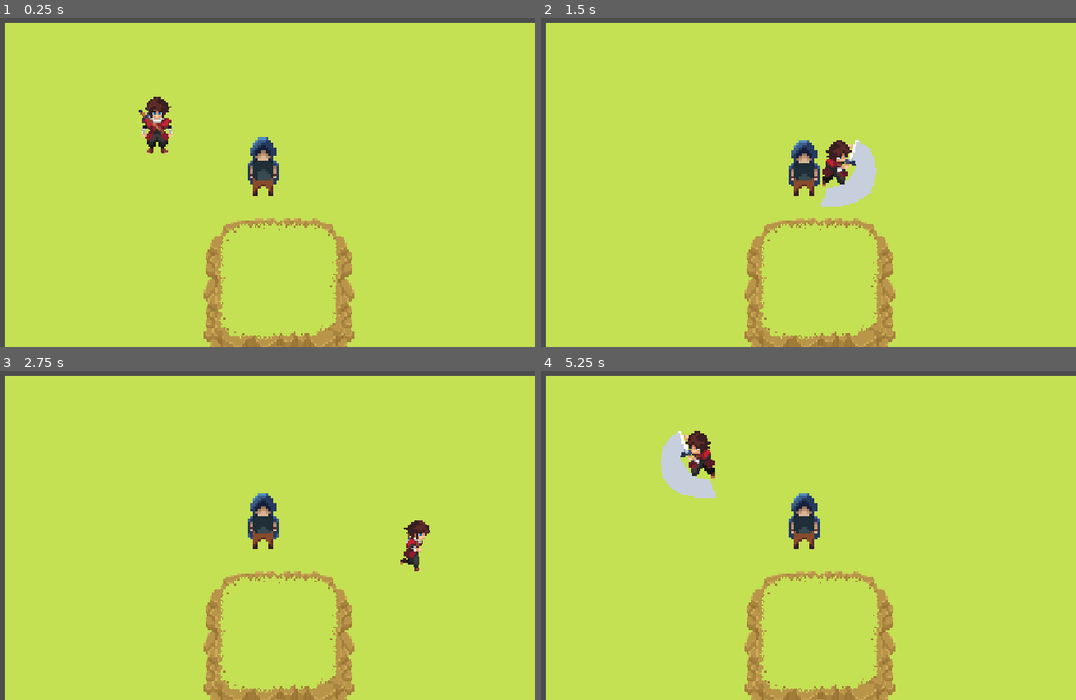
Above: before the commit, frames 1-4 (two rows, left to right).
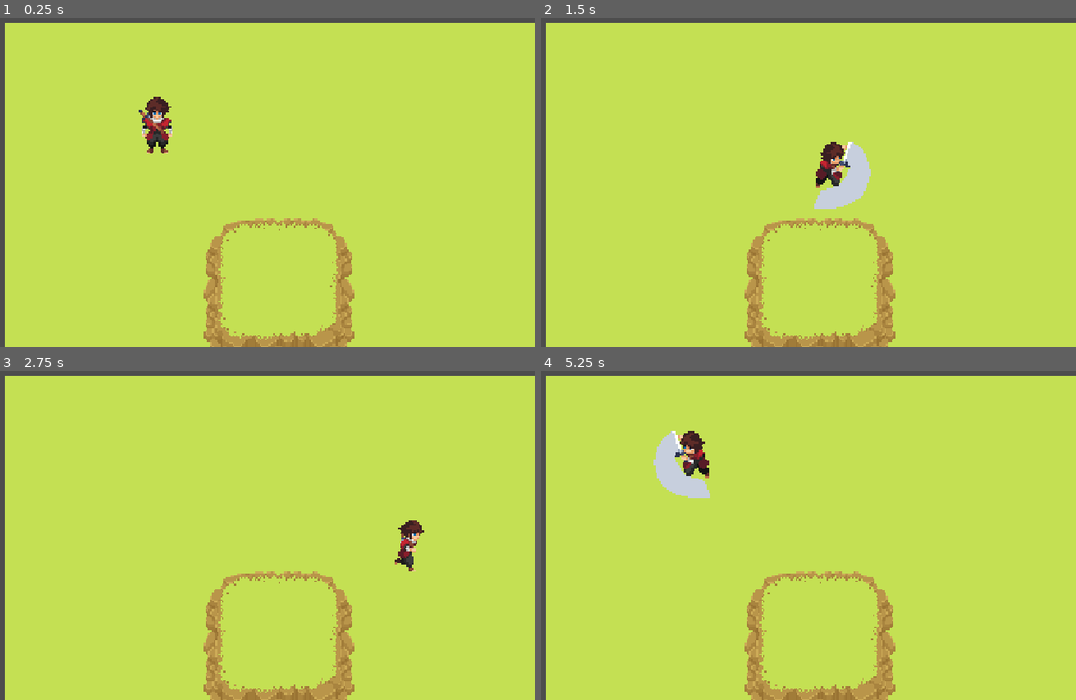
Above: after the commit, the same moments.

Repository: NorthGannet/test
Game: Godot game, scene res://Scenes/main.tscn
Same seed, same stepped clock (60 frames per second), same inputs: the game is played once before the commit and once after it.
Inputs:
- Up to frame 1 (0.25 s): no input
- Up to frame 2 (1.5 s): hold Right (char_right) 0.53-1.28 s; tap Space (char_attack) at 0.6, 1.35 s; hold Down (char_down) from 1.28 s (still down)
- Up to frame 3 (2.75 s): release Down (char_down) at 2.03 s; hold Right (char_right) from 2.03 s (still down); tap Space (char_attack) at 2.1 s
- Up to frame 4 (5.25 s): release Right (char_right) at 2.78 s; hold Up (char_up) 2.78-3.53 s; tap Space (char_attack) every 0.75 s from 2.85 to 5.1 s; hold Left (char_left) 3.53-5.03 s; hold Down (char_down) from 5.03 s (still down)

The runs differ from the first frame. In frame 1, 0.8% of the frame differs, in the area x 46-53%, y 36-55%; in frame 2, 1.7%; in frame 3, 1.3%; in frame 4, 1.8%, in the area x 21-53%, y 18-55%.

Commit message:
19 sept. #2

Diff:
--- a/Scenes/ennemy.tscn
+++ /dev/null
@@ -1,66 +0,0 @@
-[gd_scene format=3 uid="uid://biltx0eelmwee"]
-
-[ext_resource type="Texture2D" uid="uid://cmtpbml3dkcmv" path="res://sprites/Rogue Animationset/Idle/IdleAnimation1.png" id="1_y511a"]
-[ext_resource type="Texture2D" uid="uid://dwhfpkv3utkav" path="res://sprites/Rogue Animationset/Idle/IdleAnimation2.png" id="2_p8mdu"]
-[ext_resource type="Texture2D" uid="uid://dkf4kblll2n70" path="res://sprites/Rogue Animationset/Idle/IdleAnimation3.png" id="3_cf0s2"]
-[ext_resource type="Texture2D" uid="uid://bdunrxfl1f7ax" path="res://sprites/Rogue Animationset/Idle/IdleAnimation4.png" id="4_cmqsp"]
-[ext_resource type="Texture2D" uid="uid://dim5sk14k87d1" path="res://sprites/Rogue Animationset/Idle/IdleAnimation5.png" id="5_ygv0l"]
-[ext_resource type="Texture2D" uid="uid://cprugjpnnp1w8" path="res://sprites/Rogue Animationset/Idle/IdleAnimation6.png" id="6_cbaa5"]
-[ext_resource type="Texture2D" uid="uid://b6yq0jrycwrlq" path="res://sprites/Rogue Animationset/Idle/IdleAnimation7.png" id="7_lvslp"]
-[ext_resource type="Texture2D" uid="uid://bmhmet70g08sj" path="res://sprites/Rogue Animationset/Idle/IdleAnimation8.png" id="8_ar5aj"]
-[ext_resource type="Texture2D" uid="uid://3hjhxm0ou1uu" path="res://sprites/Rogue Animationset/Idle/IdleAnimation9.png" id="9_qieg8"]
-[ext_resource type="Texture2D" uid="uid://cjbhqyv4ipd2b" path="res://sprites/Rogue Animationset/Idle/IdleAnimation10.png" id="10_5oeu0"]
-
-[sub_resource type="SpriteFrames" id="SpriteFrames_r0fs1"]
-animations = [{
-"frames": [{
-"duration": 1.0,
-"texture": ExtResource("1_y511a")
-}, {
-"duration": 1.0,
-"texture": ExtResource("2_p8mdu")
-}, {
-"duration": 1.0,
-"texture": ExtResource("3_cf0s2")
-}, {
-"duration": 1.0,
-"texture": ExtResource("4_cmqsp")
-}, {
-"duration": 1.0,
-"texture": ExtResource("5_ygv0l")
-}, {
-"duration": 1.0,
-"texture": ExtResource("6_cbaa5")
-}, {
-"duration": 1.0,
-"texture": ExtResource("7_lvslp")
-}, {
-"duration": 1.0,
-"texture": ExtResource("8_ar5aj")
-}, {
-"duration": 1.0,
-"texture": ExtResource("9_qieg8")
-}, {
-"duration": 1.0,
-"texture": ExtResource("10_5oeu0")
-}],
-"loop": 1,
-"name": &"idle_down",
-"speed": 5.0
-}]
-
-[sub_resource type="CapsuleShape2D" id="CapsuleShape2D_kufma"]
-radius = 5.0
-height = 18.0
-
-[node name="Ennemy" type="CharacterBody2D" unique_id=1023547832]
-
-[node name="AnimatedSprite2D" type="AnimatedSprite2D" parent="." unique_id=2085869742]
-sprite_frames = SubResource("SpriteFrames_r0fs1")
-animation = &"idle_down"
-autoplay = "idle_down"
-frame_progress = 0.9031902
-
-[node name="CollisionShape2D" type="CollisionShape2D" parent="." unique_id=1539876656]
-position = Vector2(0, 5)
-shape = SubResource("CapsuleShape2D_kufma")
--- a/Scenes/main.tscn
+++ b/Scenes/main.tscn
@@ -1,20 +1,24 @@
 [gd_scene format=3 uid="uid://155xx7s6y6ta"]
 
 [ext_resource type="PackedScene" uid="uid://be8qbmt0fe144" path="res://Scenes/player.tscn" id="1_bo1nx"]
-[ext_resource type="PackedScene" uid="uid://biltx0eelmwee" path="res://Scenes/ennemy.tscn" id="2_8gbba"]
+[ext_resource type="Script" uid="uid://bjgr27ylosya8" path="res://Scenes/main_camera.gd" id="2_jjvhh"]
 [ext_resource type="PackedScene" uid="uid://bwh2ryygpvbyx" path="res://Scenes/level1.tscn" id="3_8gbba"]
+[ext_resource type="PackedScene" uid="uid://jlbtcblrpx2r" path="res://Scenes/ennemy_orc.tscn" id="4_jjvhh"]
 
 [node name="Main" type="Node2D" unique_id=234138639]
 
 [node name="Level1" parent="." unique_id=492843449 instance=ExtResource("3_8gbba")]
 
-[node name="Camera2D" type="Camera2D" parent="." unique_id=2028523729]
+[node name="MainCamera" type="Camera2D" parent="." unique_id=2028523729]
 position = Vector2(118, 82)
 zoom = Vector2(3, 3)
+script = ExtResource("2_jjvhh")
+zoomSpeed = 0.1
+moveSpeed = 50.0
 
 [node name="Player" parent="." unique_id=2011704551 instance=ExtResource("1_bo1nx")]
 position = Vector2(89, 59)
 
-[node name="Ennemy" parent="." unique_id=1023547832 instance=ExtResource("2_8gbba")]
-position = Vector2(151, 84)
-scale = Vector2(1.5, 1.5)
+[node name="EnnemyOrc" parent="." unique_id=512808826 instance=ExtResource("4_jjvhh")]
+position = Vector2(133, 67)
+scale = Vector2(0.8, 0.8)
--- a/project.godot
+++ b/project.godot
@@ -47,6 +47,36 @@
 "events": [Object(InputEventKey,"resource_local_to_scene":false,"resource_name":"","device":-1,"window_id":0,"alt_press …(191 unchanged characters)…
 ]
 }
+cam_up={
+"deadzone": 0.2,
+"events": [Object(InputEventKey,"resource_local_to_scene":false,"resource_name":"","device":-1,"window_id":0,"alt_pressed":false,"shift_pressed":false,"ctrl_pressed":false,"meta_pressed":false,"pressed":false,"keycode":0,"physical_keycode":87,"key_label":0,"unicode":119,"location":0,"echo":false,"script":null)
+]
+}
+cam_down={
+"deadzone": 0.2,
+"events": [Object(InputEventKey,"resource_local_to_scene":false,"resource_name":"","device":-1,"window_id":0,"alt_pressed":false,"shift_pressed":false,"ctrl_pressed":false,"meta_pressed":false,"pressed":false,"keycode":0,"physical_keycode":83,"key_label":0,"unicode":115,"location":0,"echo":false,"script":null)
+]
+}
+cam_left={
+"deadzone": 0.2,
+"events": [null, Object(InputEventKey,"resource_local_to_scene":false,"resource_name":"","device":-1,"window_id":0,"alt_pressed":false,"shift_pressed":false,"ctrl_pressed":false,"meta_pressed":false,"pressed":false,"keycode":0,"physical_keycode":65,"key_label":0,"unicode":97,"location":0,"echo":false,"script":null)
+]
+}
+cam_right={
+"deadzone": 0.2,
+"events": [Object(InputEventKey,"resource_local_to_scene":false,"resource_name":"","device":-1,"window_id":0,"alt_pressed":false,"shift_pressed":false,"ctrl_pressed":false,"meta_pressed":false,"pressed":false,"keycode":0,"physical_keycode":68,"key_label":0,"unicode":100,"location":0,"echo":false,"script":null)
+]
+}
+cam_in={
+"deadzone": 0.2,
+"events": [Object(InputEventKey,"resource_local_to_scene":false,"resource_name":"","device":-1,"window_id":0,"alt_pressed":false,"shift_pressed":false,"ctrl_pressed":false,"meta_pressed":false,"pressed":false,"keycode":0,"physical_keycode":82,"key_label":0,"unicode":114,"location":0,"echo":false,"script":null)
+]
+}
+cam_out={
+"deadzone": 0.2,
+"events": [Object(InputEventKey,"resource_local_to_scene":false,"resource_name":"","device":-1,"window_id":0,"alt_pressed":false,"shift_pressed":false,"ctrl_pressed":false,"meta_pressed":false,"pressed":false,"keycode":0,"physical_keycode":70,"key_label":0,"unicode":102,"location":0,"echo":false,"script":null)
+]
+}
 
 [layer_names]
 
Binary file removed: sprites/Rogue Animationset/Death/RogueDeathAnimation1.png
Not shown, removed: sprites/Rogue Animationset/Death/RogueDeathAnimation1.png.import
Binary file removed: sprites/Rogue Animationset/Death/RogueDeathAnimation10.png
Not shown, removed: sprites/Rogue Animationset/Death/RogueDeathAnimation10.png.import
Binary file removed: sprites/Rogue Animationset/Death/RogueDeathAnimation11.png
Not shown, removed: sprites/Rogue Animationset/Death/RogueDeathAnimation11.png.import
Binary file removed: sprites/Rogue Animationset/Death/RogueDeathAnimation2.png
Not shown, removed: sprites/Rogue Animationset/Death/RogueDeathAnimation2.png.import
Binary file removed: sprites/Rogue Animationset/Death/RogueDeathAnimation3.png
Not shown, removed: sprites/Rogue Animationset/Death/RogueDeathAnimation3.png.import
Binary file removed: sprites/Rogue Animationset/Death/RogueDeathAnimation4.png
Not shown, removed: sprites/Rogue Animationset/Death/RogueDeathAnimation4.png.import
(and 146 more such lines)
